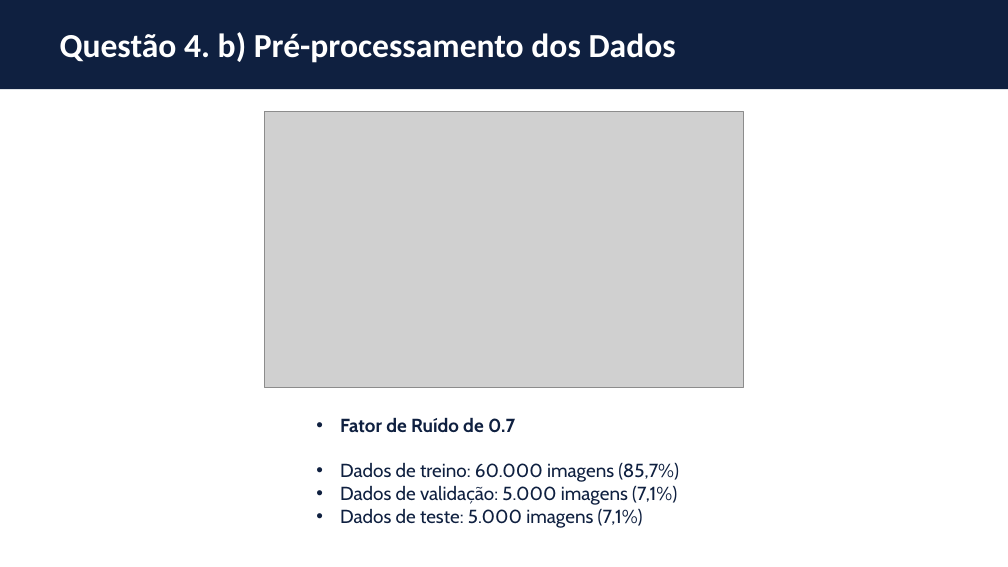
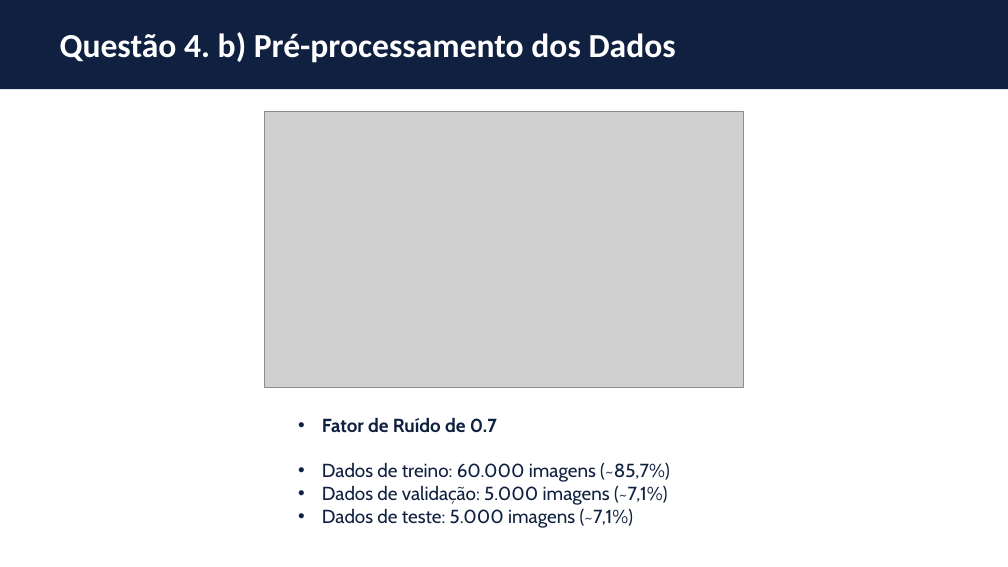
Before and after one commit to thiagoneye/master-deep_learning, a slide deck: slide 24 of DeepLearning/docs/ExerciseList/[DL] Lista de Exercícios - 2025.2 (PPGI).pptx (slide 22 before the commit). Drawn at 1008x567 pixels with LibreOffice and Linux fonts; fonts in the diff are those of the drawing; grey boxes stand for pictures. Boxes give left, top, right and bottom in pixels: in the first picture for what was removed or moved away, otherwise in the second. Text is boxed around its words. In the diff, an @@ line names an element or a change of style, - is before the commit and + after.

```diff
--- a/DeepLearning/docs/ExerciseList/[DL] Lista de Exercícios - 2025.2 (PPGI).pptx
+++ b/DeepLearning/docs/ExerciseList/[DL] Lista de Exercícios - 2025.2 (PPGI).pptx
@@ text "Fator de Ruído de 0.7": place and size @@
-text "Fator de Ruído de 0.7" at (340,417,679,528)
+text "Fator de Ruído de 0.7" at (322,417,670,528)
@@ text at (322,462,670,528): text changed @@
-• Dados de treino: 60.000 imagens (85,7%)
-• Dados de validação: 5.000 imagens (7,1%)
-• Dados de teste: 5.000 imagens (7,1%)
+• Dados de treino: 60.000 imagens (~85,7%)
+• Dados de validação: 5.000 imagens (~7,1%)
+• Dados de teste: 5.000 imagens (~7,1%)
```
Also in this commit, not shown: 7 other slides changed, 2 slides added, 16 other files.
